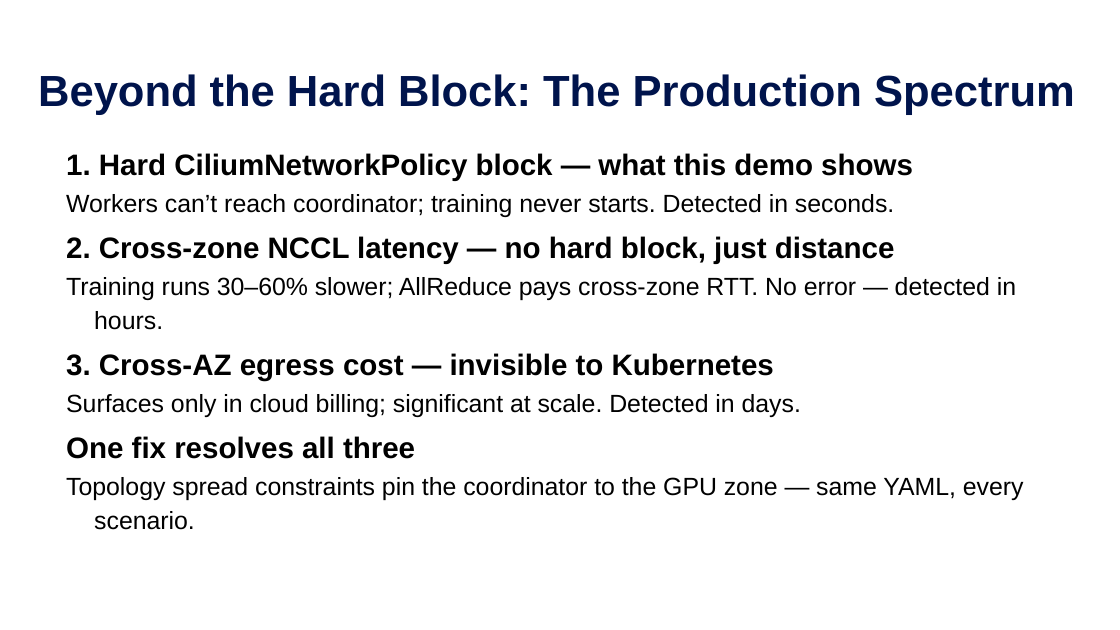
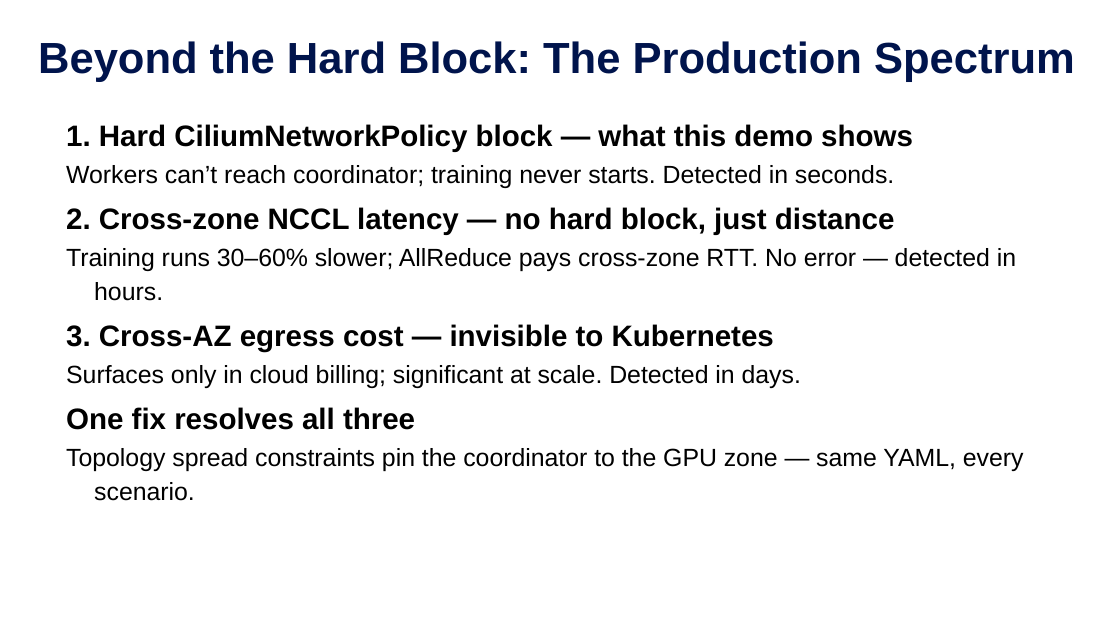
Before and after one commit to ram2valar/kubeflow-cilium-lab, a slide deck: slide 19 of kubecon-india-2026-kubeflow-cilium.pptx (slide 17 before the commit). Drawn at 1120x630 pixels with LibreOffice and Linux fonts; fonts in the diff are those of the drawing; background and template pictures are left out. Boxes give left, top, right and bottom in pixels: in the first picture for what was removed or moved away, otherwise in the second. Text is boxed around its words. In the diff, an @@ line names an element or a change of style, - is before the commit and + after.

```diff
--- a/kubecon-india-2026-kubeflow-cilium.pptx
+++ b/kubecon-india-2026-kubeflow-cilium.pptx
@@ title "Beyond the Hard Block: The ...": place and size @@
-title "Beyond the Hard Block: The ..." at (38, 74, 1075, 115)
+title "Beyond the Hard Block: The ..." at (38, 41, 1075, 82)
@@ text "1. Hard CiliumNetworkPolicy block — ...": place and size @@
-text "1. Hard CiliumNetworkPolicy block — ..." at (66, 153, 1024, 530)
+text "1. Hard CiliumNetworkPolicy block — ..." at (66, 124, 1024, 501)
```
Also in this commit, not shown: 10 other slides changed, 5 slides added, 3 slides removed.
